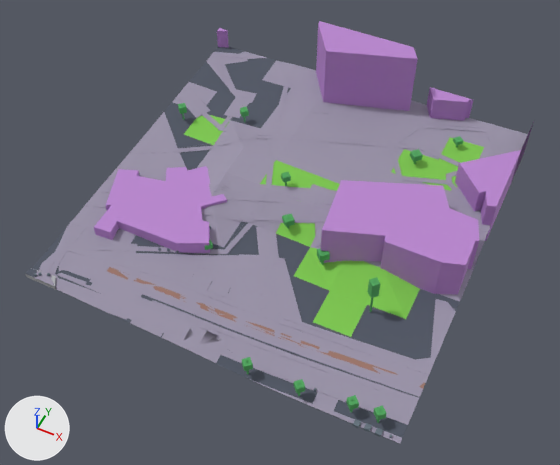
Before and after pictures for a commit that changed the glTF model public/maps/melbourne/chunks/6_-16.glb.
The view is the same before and after, from a 50 mm camera at (847.9, 1709.2, 188.4) aimed at (775.8, 1853.4, 8.1). The lights are fixed; the arrows at lower left show +X, +Y and +Z. The older version comes first. Where no turn or scale is listed for an object, it has been applied to the vertices. Vertices at exactly the same position are counted once.

The scene before the commit, as lines of its bpy script (objects in view):
```python
me_mesh_0 = bpy.data.meshes.new('Mesh_0')
me_mesh_0.from_pydata(...)  # 3545 vertices, 5371 faces; spans x -60.0..60.0, y -60.3..60.3, z -16.8..16.8
# faces by material slot: [193, 4315, 22, 178, 312, 144, 16, 191]
me_mesh_0.materials.append(mat_asphalt)  # greyish blue #4f5563
me_mesh_0.materials.append(mat_pavement)  # grey #9a93a8
me_mesh_0.materials.append(mat_grass)  # green #7ec84f
me_mesh_0.materials.append(mat_commercial)  # purple #b985cf
me_mesh_0.materials.append(mat_vegetation)  # green #50a65d
me_mesh_0.materials.append(mat_prop)  # greyish blue #697681
me_mesh_0.materials.append(mat_concrete)  # grey #adafb3
me_mesh_0.materials.append(mat_cycleway)  # brown #9e7669
ob_compiled_chunk = bpy.data.objects.new('compiled-chunk', me_mesh_0)
ob_compiled_chunk.location = (774.0, 1865.7, 18.7)
```
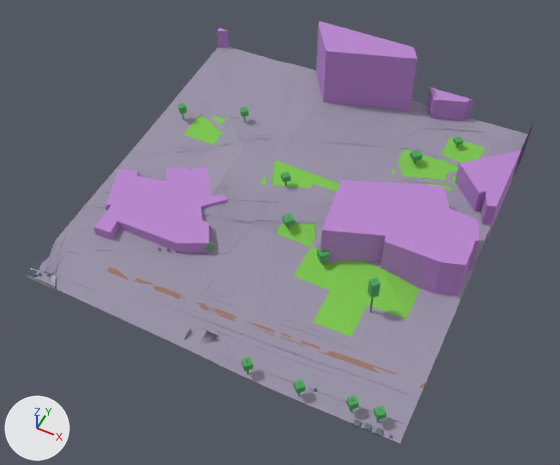
Location of each change, [x1, y1, x2, y2] in pixels of the pictures (560 x 465 px; the box of a moved part takes in the faces that stretch with it):
part 1 of me_mesh_0, added: after [109, 242, 157, 314]
part 2 of me_mesh_0, reshaped: before [26, 206, 372, 386]; after [26, 203, 415, 403]
part 3 of me_mesh_0, moved or reshaped: [211, 196, 270, 254] in both
part 4 of me_mesh_0, recoloured: [55, 46, 460, 438] in both

The edits, one by one:
Material 'marking' (mat_marking) is new.
Its base color is (0.94, 0.92, 0.78) (white #f8f6e5).
Its roughness is 0.72.
me_mesh_0 is used by ob_compiled_chunk; location (774.0, 1865.7, 18.7).
me_mesh_0 had 3545 vertices, 5371 faces and spanned x -60.0..60.0, y -60.3..60.3, z -16.8..16.8.
me_mesh_0 now has 4125 vertices, 6221 faces and spans x -60.0..60.0, y -60.3..60.3, z -16.8..16.8.
me_mesh_0 part 1: a new loose piece of 25 vertices spanning x -33.0..-29.2, y -59.7..-26.1, z -14.5..-12.2, in mat_pavement (grey #9a93a8).
me_mesh_0 part 2: 36 vertices moved from x -59.8..53.5, y -57.2..-47.3, z -15.9..-12.7 to x -60.0..53.5, y -57.3..-47.3, z -15.9..-12.7; 114 vertices removed from x -60.0..29.9, y -58.1..-29.1, z -15.9..-11.4; 462 vertices added at x -60.0..30.0, y -59.7..-25.6, z -15.9..-11.2.
me_mesh_0 part 3: 22 vertices moved from x -9.9..-7.2, y -12.8..-4.3, z -12.3..-9.0 to x -9.9..-7.2, y -12.6..-4.2, z -12.3..-9.0; 14 vertices removed from x -11.5..-7.0, y -25.5..-4.6, z -13.4..-9.1; 40 vertices added at x -12.0..-7.0, y -26.1..-4.4, z -13.4..-9.1.
me_mesh_0 part 4: 92 faces spanning x -60.0..60.0, y -59.7..60.3, z -16.8..-5.1 switch from mat_asphalt (greyish blue #4f5563) to mat_pavement (grey #9a93a8).
Other edits to the shape of me_mesh_0 do not show in these pictures.
me_mesh_0 gains material mat_marking (white #f8f6e5).
